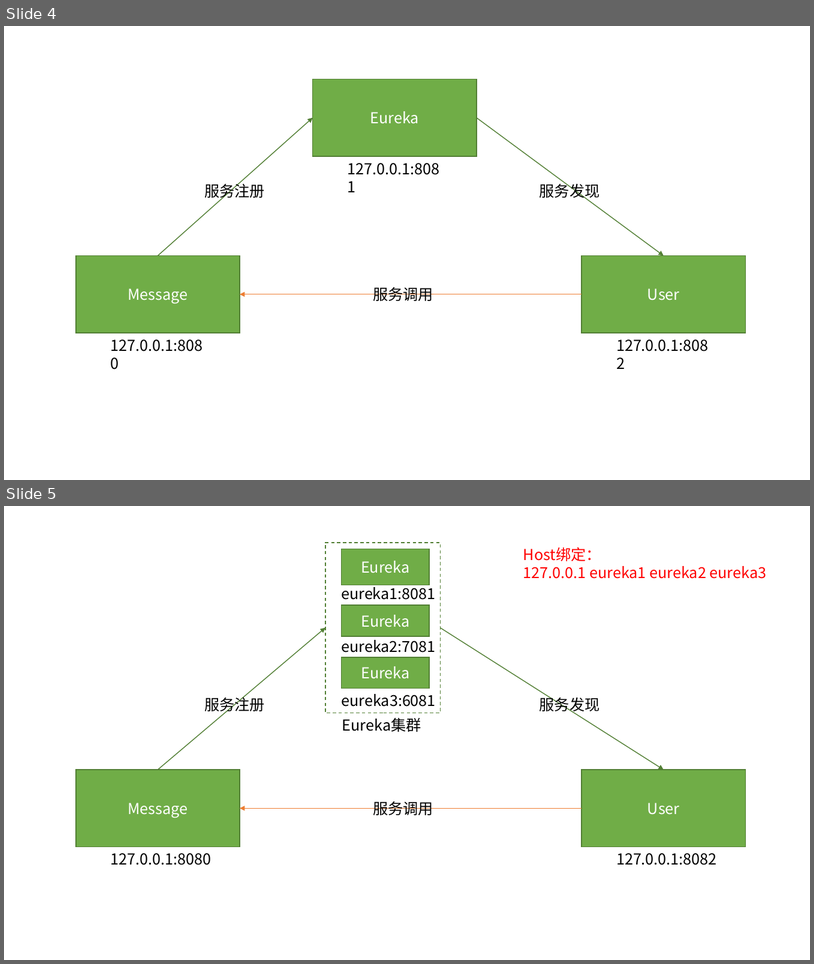
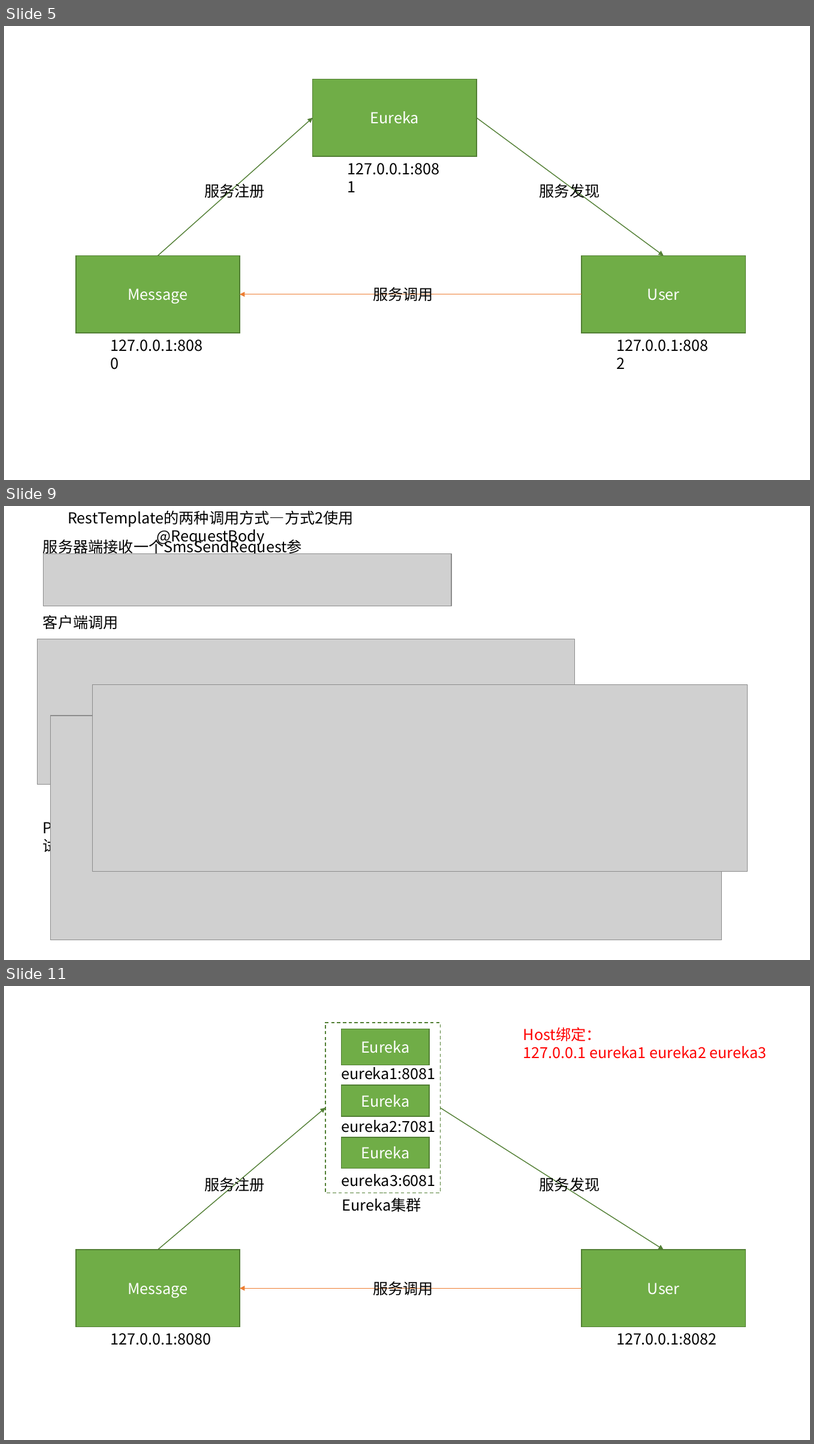
Before and after one commit to kwang2003/springcloud-study-ch06, a slide deck: docs/SpringCloud学习.pptx. Shown one above the other, each under a label of ours: slides 4 and 5 before the commit, slides 5, 9 and 11 after it; the slides between them are not shown. The pictures are 814x964 and 814x1444 pixels, drawn with LibreOffice and Linux fonts; fonts in the diff are those of the drawing; grey boxes stand for pictures. Boxes give left, top, right and bottom in pixels: in the first picture for what was removed or moved away, otherwise in the second. Text is boxed around its words. In the diff, an @@ line names an element or a change of style, - is before the commit and + after.

```diff
--- a/docs/SpringCloud学习.pptx
+++ b/docs/SpringCloud学习.pptx
@@ slide 9 added at [4,506,810,960], background #FFFFFF @@
@@ text added at [68,510,354,545], 18 pt, text #000000 @@
+RestTemplate的两种调用方式—方式2使用@RequestBody
@@ text added at [43,537,302,556], 18 pt, text #000000 @@
+服务器端接收一个SmsSendRequest参数
@@ picture added at [44,554,452,605] @@
@@ text added at [43,615,119,629], 18 pt, text #000000 @@
+客户端调用
@@ picture added at [37,639,576,784] @@
@@ picture added at [92,684,747,871] @@
@@ picture added at [51,715,722,940] @@
@@ text added at [37,815,137,840], 18 pt, text #000000 @@
+Postman测试
@@ what was slide 4 is now slide 5 @@
@@ what was slide 5 is now slide 11 @@
```
Also in this commit, not shown: 5 other slides added, 4 other files.
